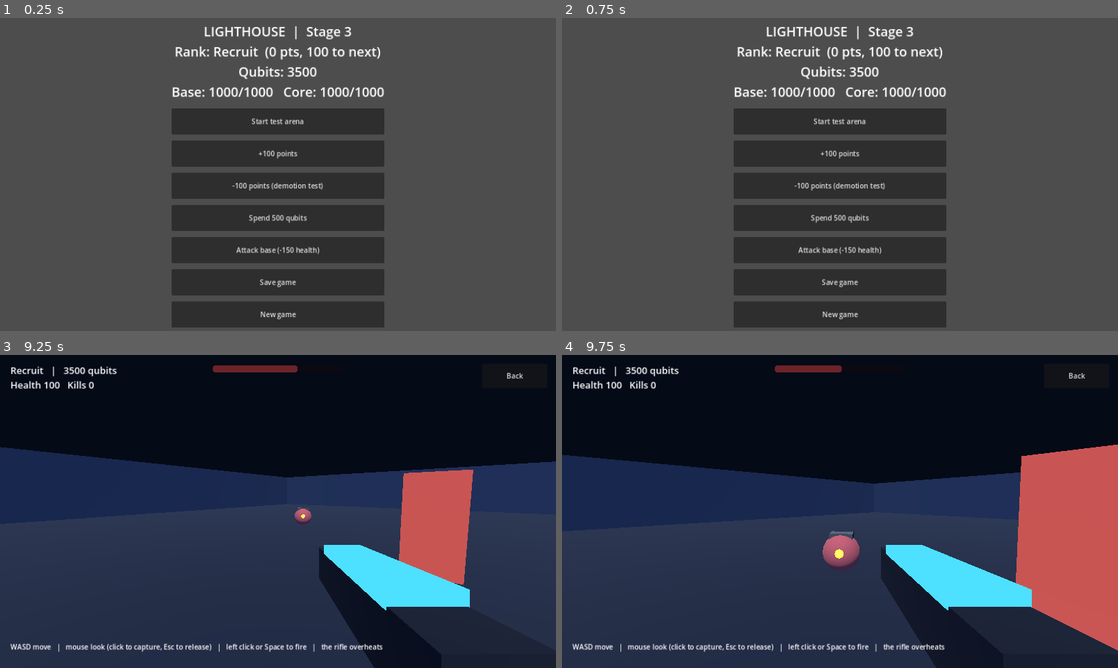
Above: before the commit, frames 1-4 (two rows, left to right).
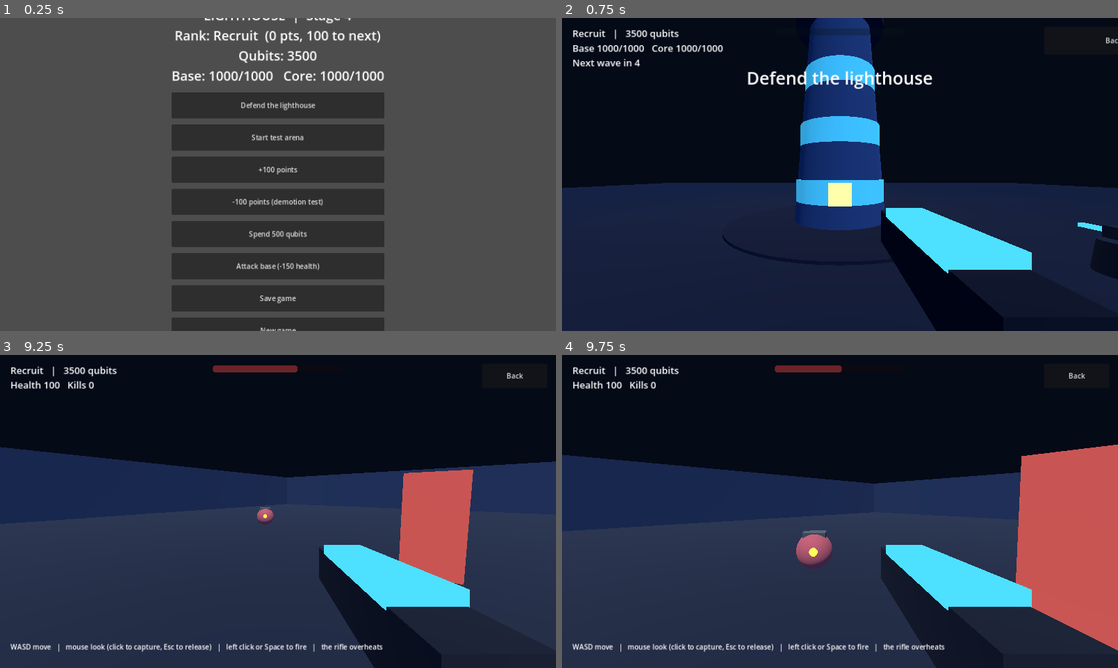
Above: after the commit, the same moments.

Repository: V1ron6/lighthouse
Game: Godot game, scene res://scenes/levels/main.tscn
The game is run twice, just before and just after one commit, with the same random seed, the same clock (stepped at 60 frames per second) and the same inputs.
Inputs (mouse positions are in pixels of both pictures, inside the frame that each line leads up to):
- Up to frame 1 (0.25 s): no input
- Up to frame 2 (0.75 s): click (840, 105) at 0.5 s, where only the run after the commit has a clickable "Defend the lighthouse"
- Up to frame 3 (9.25 s): click (550, 376) at 1.25 s, where only the run after the commit has a clickable "Back"; click "Start test arena" at 2 s; click "Back" at 2.75 s; click "Start test arena" at 3.5 s; tap Enter every 0.75 s from 4.25 to 8 s; move the mouse to (400, 495) at 4.27 s; hold D (move_right) 4.28-5.03 s; hold Space (fire) 4.28-5.03 s; click (400, 495) at 4.42 s; move the mouse to (250, 511) at 5.02 s; hold W (move_forward) from 5.03 s (still down); tap Space (fire) at 5.1, 6.6, 8.1 s; click (250, 511) at 5.17 s; move the mouse to (289, 505) at 5.77 s; hold Space (fire) 5.78-6.53 s; click (289, 505) at 5.92 s; move the mouse to (272, 517) at 6.52 s; click (272, 517) at 6.67 s; move the mouse to (316, 514) at 7.27 s; hold Space (fire) 7.28-8.03 s; click (316, 514) at 7.42 s; move the mouse to (233, 508) at 8.02 s; click (233, 508) at 8.17 s; move the mouse to (283, 511) at 8.77 s; hold Space (fire) from 8.78 s (still down); click (283, 511) at 8.92 s
- Up to frame 4 (9.75 s): move the mouse to (817, 505) at 9.52 s; release W (move_forward) at 9.53 s; release Space (fire) at 9.53 s; hold D (move_right) from 9.53 s (still down); tap Space (fire) at 9.6 s; click (817, 505) at 9.67 s

The runs differ from the first frame. In frame 1, 13% of the frame differs, in the area x 30-70%, y 0-100%; in frame 2, 95%, in the area x 0-100%, y 0-100%; in frame 3, 0.2%; in frame 4, 1.0%.

Commit message:
stage 4

Diff:
--- a/autoload/event_bus.gd
+++ b/autoload/event_bus.gd
@@ -21,6 +21,8 @@
 
 # --- Combat ---
 signal enemy_killed(enemy_type: String)
+signal wave_started(wave: int)
+signal wave_cleared(wave: int)
 
 # --- Missions ---
 signal mission_started(mission_id: String)
--- a/autoload/game_manager.gd
+++ b/autoload/game_manager.gd
@@ -131,6 +131,23 @@
 		return
 	base_health = mini(MAX_BASE_HEALTH, base_health + amount)
 	EventBus.base_health_changed.emit(base_health, MAX_BASE_HEALTH)
+
+
+func repair_core(amount: int) -> void:
+	if amount <= 0:
+		return
+	core_integrity = mini(MAX_CORE_INTEGRITY, core_integrity + amount)
+	EventBus.core_integrity_changed.emit(core_integrity, MAX_CORE_INTEGRITY)
+
+
+## Full health for the base and core, and no mission running.
+func reset_base() -> void:
+	base_health = MAX_BASE_HEALTH
+	core_integrity = MAX_CORE_INTEGRITY
+	mission_state = MissionState.NONE
+	current_mission_id = ""
+	EventBus.base_health_changed.emit(base_health, MAX_BASE_HEALTH)
+	EventBus.core_integrity_changed.emit(core_integrity, MAX_CORE_INTEGRITY)
 
 
 func damage_core(amount: int) -> void:
--- /dev/null
+++ b/scenes/base/base_defence.gd
@@ -0,0 +1,160 @@
+extends Node3D
+## Defend the lighthouse. Waves of scouts attack the base. The player and
+## the turrets hold them off. If the power core is destroyed, it is game over.
+
+const PlayerScene := preload("res://scenes/player/player.tscn")
+const HudScript := preload("res://scenes/ui/game_hud.gd")
+const BaseScript := preload("res://scenes/base/lighthouse_base.gd")
+const TurretScript := preload("res://scenes/base/turret.gd")
+const WaveScript := preload("res://scenes/base/wave_manager.gd")
+
+const PLAYER_START := Vector3(0, 1, 11)
+const TURRET_SPOTS: Array[Vector3] = [
+	Vector3(7, 0, 6), Vector3(-7, 0, 6), Vector3(7, 0, -6), Vector3(-7, 0, -6),
+]
+## Base health restored when a wave is cleared.
+const WAVE_REPAIR := 150
+
+var _hud = null
+var _player = null
+var _waves = null
+
+
+func _ready() -> void:
+	GameManager.reset_base()
+	_build_environment()
+	_build_ground()
+
+	add_child(BaseScript.new())
+	_build_turrets()
+
+	_hud = HudScript.new()
+	add_child(_hud)
+	_spawn_player()
+
+	_waves = WaveScript.new()
+	_waves.enemy_parent = self
+	add_child(_waves)
+
+	_hud.back_pressed.connect(_go_back)
+	_hud.restart_pressed.connect(_restart)
+	EventBus.wave_started.connect(_on_wave_started)
+	EventBus.wave_cleared.connect(_on_wave_cleared)
+	EventBus.core_destroyed.connect(_on_core_destroyed)
+	_hud.show_banner("Defend the lighthouse", 3.0)
+
+
+func _process(_delta: float) -> void:
+	var wave_line := ""
+	if _waves.is_active():
+		wave_line = "Wave %d   |   %d left" % [_waves.wave, _waves.enemies_left()]
+	else:
+		wave_line = "Next wave in %d" % ceili(_waves.seconds_to_next_wave())
+	_hud.set_status("Base %d/%d   Core %d/%d\n%s" % [
+		GameManager.base_health, GameManager.MAX_BASE_HEALTH,
+		GameManager.core_integrity, GameManager.MAX_CORE_INTEGRITY,
+		wave_line,
+	])
+
+
+func _build_environment() -> void:
+	var env := Environment.new()
+	env.background_mode = Environment.BG_COLOR
+	env.background_color = Color(0.02, 0.04, 0.09)
+	env.ambient_light_source = Environment.AMBIENT_SOURCE_COLOR
+	env.ambient_light_color = Color(0.35, 0.5, 0.75)
+	env.ambient_light_energy = 0.7
+	var world_env := WorldEnvironment.new()
+	world_env.environment = env
+	add_child(world_env)
+
+	var moon := DirectionalLight3D.new()
+	moon.rotation_degrees = Vector3(-50.0, 40.0, 0.0)
+	moon.light_energy = 0.6
+	moon.light_color = Color(0.7, 0.8, 1.0)
+	add_child(moon)
+
+
+func _build_ground() -> void:
+	var ground := StaticBody3D.new()
+	ground.position = Vector3(0, -0.5, 0)
+	var shape := CollisionShape3D.new()
+	var box := BoxShape3D.new()
+	box.size = Vector3(100, 1, 100)
+	shape.shape = box
+	ground.add_child(shape)
+	var mesh := MeshInstance3D.new()
+	var box_mesh := BoxMesh.new()
+	box_mesh.size = Vector3(100, 1, 100)
+	var material := StandardMaterial3D.new()
+	material.albedo_color = Color(0.08, 0.13, 0.22)
+	box_mesh.material = material
+	mesh.mesh = box_mesh
+	ground.add_child(mesh)
+	add_child(ground)
+
+	# Invisible walls so nobody walks off the map.
+	_add_wall(Vector3(0, 2, -50.5), Vector3(101, 4, 1))
+	_add_wall(Vector3(0, 2, 50.5), Vector3(101, 4, 1))
+	_add_wall(Vector3(-50.5, 2, 0), Vector3(1, 4, 101))
+	_add_wall(Vector3(50.5, 2, 0), Vector3(1, 4, 101))
+
+
+func _add_wall(pos: Vector3, wall_size: Vector3) -> void:
+	var wall := StaticBody3D.new()
+	wall.position = pos
+	var shape := CollisionShape3D.new()
+	var box := BoxShape3D.new()
+	box.size = wall_size
+	shape.shape = box
+	wall.add_child(shape)
+	add_child(wall)
+
+
+func _build_turrets() -> void:
+	var owned: int = GameManager.inventory.get("turret", 0)
+	for i in mini(owned, TURRET_SPOTS.size()):
+		var turret: StaticBody3D = TurretScript.new()
+		turret.position = TURRET_SPOTS[i]
+		add_child(turret)
+
+
+func _spawn_player() -> void:
+	_player = PlayerScene.instantiate()
+	_player.position = PLAYER_START
+	_player.touch = _hud.touch
+	add_child(_player)
+	_hud.bind_player(_player)
+	_player.died.connect(_on_player_died)
+
+
+func _on_player_died() -> void:
+	_player.global_position = PLAYER_START
+	_player.reset()
+	_hud.show_banner("You were downed. Back in the fight.", 2.0)
+
+
+func _on_wave_started(wave: int) -> void:
+	_hud.show_banner("Wave %d" % wave, 2.0)
+
+
+func _on_wave_cleared(wave: int) -> void:
+	GameManager.repair_base(WAVE_REPAIR)
+	_hud.show_banner("Wave %d cleared. Base repaired." % wave, 2.5)
+
+
+func _on_core_destroyed() -> void:
+	_waves.running = false
+	var survived := maxi(0, _waves.wave - 1)
+	_hud.show_game_over("The power core has been destroyed.\nWaves survived: %d" % survived)
+	get_tree().paused = true
+
+
+func _go_back() -> void:
+	get_tree().paused = false
+	get_tree().change_scene_to_file("res://scenes/levels/main.tscn")
+
+
+func _restart() -> void:
+	get_tree().paused = false
+	get_tree().reload_current_scene()
--- /dev/null
+++ b/scenes/base/base_defence.tscn
@@ -0,0 +1,6 @@
+[gd_scene load_steps=2 format=3]
+
+[ext_resource type="Script" path="res://scenes/base/base_defence.gd" id="1"]
+
+[node name="BaseDefence" type="Node3D"]
+script = ExtResource("1")
--- /dev/null
+++ b/scenes/base/lighthouse_base.gd
@@ -0,0 +1,121 @@
+extends StaticBody3D
+## The lighthouse. Enemies attack it. Damage hits the structure (base health)
+## first. Once that is gone, damage goes to the power core. Core at 0 is game over.
+
+const ATTACK_RADIUS := 3.2
+## Enemy bites are scaled down against the lighthouse so it can take a beating.
+const DAMAGE_FACTOR := 0.4
+
+const STEEL := Color(0.18, 0.3, 0.5)
+const DARK := Color(0.07, 0.11, 0.2)
+const CYAN := Color(0.3, 0.88, 1.0)
+const AMBER := Color(1.0, 0.8, 0.4)
+const CORE_LOW := Color(1.0, 0.15, 0.1)
+
+var _beam_pivot: Node3D
+var _window_material: StandardMaterial3D
+var _flash_time := 0.0
+var _time := 0.0
+
+
+func _ready() -> void:
+	add_to_group("base")
+
+	var shape := CollisionShape3D.new()
+	var cylinder := CylinderShape3D.new()
+	cylinder.radius = 2.4
+	cylinder.height = 12.0
+	shape.shape = cylinder
+	shape.position = Vector3(0.0, 6.0, 0.0)
+	add_child(shape)
+
+	_add_cylinder(Vector3(0.0, 0.05, 0.0), 5.5, 5.5, 0.1, DARK, false)
+	_add_cylinder(Vector3(0.0, 5.0, 0.0), 1.6, 2.4, 10.0, STEEL, false)
+	for stripe_y in [1.6, 4.4, 7.2]:
+		var radius := lerpf(2.4, 1.6, stripe_y / 10.0) + 0.04
+		_add_cylinder(Vector3(0.0, stripe_y, 0.0), radius, radius, 1.2, CYAN, true)
+	_add_cylinder(Vector3(0.0, 10.2, 0.0), 2.3, 2.3, 0.3, DARK, false)
+	_add_cylinder(Vector3(0.0, 11.1, 0.0), 0.9, 0.9, 1.5, AMBER, true)
+	_add_cylinder(Vector3(0.0, 12.4, 0.0), 0.0, 1.3, 1.2, DARK, false)
+
+	var light := OmniLight3D.new()
+	light.light_color = AMBER
+	light.omni_range = 35.0
+	light.light_energy = 2.0
+	light.position = Vector3(0.0, 11.1, 0.0)
+	add_child(light)
+
+	_beam_pivot = Node3D.new()
+	_beam_pivot.position = Vector3(0.0, 11.1, 0.0)
+	add_child(_beam_pivot)
+	for beam_z in [-11.0, 11.0]:
+		var beam := MeshInstance3D.new()
+		var beam_mesh := BoxMesh.new()
+		beam_mesh.size = Vector3(0.5, 0.5, 22.0)
+		var beam_material := StandardMaterial3D.new()
+		beam_material.albedo_color = Color(AMBER.r, AMBER.g, AMBER.b, 0.3)
+		beam_material.transparency = BaseMaterial3D.TRANSPARENCY_ALPHA
+		beam_material.shading_mode = BaseMaterial3D.SHADING_MODE_UNSHADED
+		beam_mesh.material = beam_material
+		beam.mesh = beam_mesh
+		beam.position = Vector3(0.0, 0.0, beam_z)
+		_beam_pivot.add_child(beam)
+
+	# Window on the front of the tower showing the power core inside.
+	_window_material = StandardMaterial3D.new()
+	_window_material.albedo_color = AMBER
+	_window_material.emission_enabled = true
+	_window_material.emission = AMBER
+	var window := MeshInstance3D.new()
+	var window_mesh := BoxMesh.new()
+	window_mesh.size = Vector3(1.0, 1.0, 0.2)
+	window_mesh.material = _window_material
+	window.mesh = window_mesh
+	window.position = Vector3(0.0, 1.6, 2.25)
+	add_child(window)
+
+
+func _process(delta: float) -> void:
+	_time += delta
+	_beam_pivot.rotation.y += delta * 0.9
+
+	var ratio := float(GameManager.core_integrity) / float(GameManager.MAX_CORE_INTEGRITY)
+	var color := CORE_LOW.lerp(AMBER, ratio)
+	if _flash_time > 0.0:
+		_flash_time -= delta
+		color = Color.WHITE
+	_window_material.albedo_color = color
+	_window_material.emission = color
+	_window_material.emission_energy_multiplier = 1.2 + 0.6 * sin(_time * 3.0)
+
+
+func get_attack_radius() -> float:
+	return ATTACK_RADIUS
+
+
+func take_damage(amount: int) -> void:
+	var scaled := maxi(1, roundi(amount * DAMAGE_FACTOR))
+	if GameManager.base_health > 0:
+		GameManager.damage_base(scaled)
+	else:
+		GameManager.damage_core(scaled)
+	_flash_time = 0.1
+
+
+func _add_cylinder(pos: Vector3, top_radius: float, bottom_radius: float, height: float, color: Color, glow: bool) -> MeshInstance3D:
+	var mesh := CylinderMesh.new()
+	mesh.top_radius = top_radius
+	mesh.bottom_radius = bottom_radius
+	mesh.height = height
+	var material := StandardMaterial3D.new()
+	material.albedo_color = color
+	if glow:
+		material.emission_enabled = true
+		material.emission = color
+		material.emission_energy_multiplier = 0.6
+	mesh.material = material
+	var instance := MeshInstance3D.new()
+	instance.mesh = mesh
+	instance.position = pos
+	add_child(instance)
+	return instance
--- /dev/null
+++ b/scenes/base/turret.gd
@@ -0,0 +1,86 @@
+extends StaticBody3D
+## Automatic defence turret. Aims at the nearest enemy in range and fires.
+## One turret is part of the starting loadout.
+
+const Fx := preload("res://scripts/fx.gd")
+
+const RANGE := 28.0
+const FIRE_INTERVAL := 0.45
+const DAMAGE := 18
+const BOLT_COLOR := Color(1.0, 0.8, 0.4)
+
+var _head: Node3D
+var _cooldown := 0.0
+
+
+func _ready() -> void:
+	var shape := CollisionShape3D.new()
+	var cylinder := CylinderShape3D.new()
+	cylinder.radius = 0.5
+	cylinder.height = 0.8
+	shape.shape = cylinder
+	shape.position = Vector3(0.0, 0.4, 0.0)
+	add_child(shape)
+
+	var metal := StandardMaterial3D.new()
+	metal.albedo_color = Color(0.2, 0.26, 0.36)
+	metal.metallic = 0.7
+
+	var base_mesh := CylinderMesh.new()
+	base_mesh.top_radius = 0.45
+	base_mesh.bottom_radius = 0.55
+	base_mesh.height = 0.8
+	base_mesh.material = metal
+	var base := MeshInstance3D.new()
+	base.mesh = base_mesh
+	base.position = Vector3(0.0, 0.4, 0.0)
+	add_child(base)
+
+	_head = Node3D.new()
+	_head.position = Vector3(0.0, 1.0, 0.0)
+	add_child(_head)
+
+	var head_mesh := BoxMesh.new()
+	head_mesh.size = Vector3(0.5, 0.3, 0.5)
+	head_mesh.material = metal
+	var head := MeshInstance3D.new()
+	head.mesh = head_mesh
+	_head.add_child(head)
+
+	var barrel_mesh := BoxMesh.new()
+	barrel_mesh.size = Vector3(0.12, 0.12, 0.8)
+	barrel_mesh.material = Fx.glow_material(Color(0.3, 0.88, 1.0))
+	var barrel := MeshInstance3D.new()
+	barrel.mesh = barrel_mesh
+	barrel.position = Vector3(0.0, 0.0, -0.55)
+	_head.add_child(barrel)
+
+
+func _physics_process(delta: float) -> void:
+	_cooldown -= delta
+	var target := _nearest_enemy()
+	if target == null:
+		return
+	var aim_point := target.global_position + Vector3(0.0, 0.5, 0.0)
+	var to_target := aim_point - _head.global_position
+	if absf(to_target.normalized().dot(Vector3.UP)) < 0.99:
+		_head.look_at(aim_point, Vector3.UP)
+	if _cooldown <= 0.0:
+		_cooldown = FIRE_INTERVAL
+		target.take_hit(DAMAGE)
+		var muzzle := _head.global_position + (-_head.global_transform.basis.z) * 0.95
+		Fx.tracer(self, muzzle, aim_point, BOLT_COLOR)
+
+
+func _nearest_enemy() -> Node3D:
+	var best: Node3D = null
+	var best_distance := RANGE
+	for enemy in get_tree().get_nodes_in_group("enemies"):
+		var enemy_3d := enemy as Node3D
+		if enemy_3d == null or not is_instance_valid(enemy_3d):
+			continue
+		var distance := global_position.distance_to(enemy_3d.global_position)
+		if distance < best_distance:
+			best_distance = distance
+			best = enemy_3d
+	return best
--- /dev/null
+++ b/scenes/base/wave_manager.gd
@@ -0,0 +1,75 @@
+extends Node
+## Spawns scouts in waves around the edge of the map.
+## Wave n has 4 + 2 * (n - 1) scouts, at most 8 alive at once.
+## Short break between waves. Waves keep coming until the core falls.
+
+const ScoutScript := preload("res://scenes/enemies/scout.gd")
+
+const FIRST_WAVE_DELAY := 4.0
+const INTERMISSION := 8.0
+const BASE_COUNT := 4
+const COUNT_STEP := 2
+const MAX_ALIVE := 8
+const SPAWN_INTERVAL := 1.2
+const SPAWN_RADIUS := 42.0
+
+## Where spawned enemies are added. Set before adding this node to the tree.
+var enemy_parent: Node
+var wave := 0
+var running := true
+
+var _active := false
+var _to_spawn := 0
+var _spawn_timer := 0.0
+var _countdown := FIRST_WAVE_DELAY
+
+
+func _process(delta: float) -> void:
+	if not running:
+		return
+	var alive := get_tree().get_nodes_in_group("enemies").size()
+
+	if not _active:
+		_countdown -= delta
+		if _countdown <= 0.0:
+			_start_wave()
+		return
+
+	if _to_spawn > 0:
+		_spawn_timer -= delta
+		if _spawn_timer <= 0.0 and alive < MAX_ALIVE:
+			_spawn_scout()
+			_spawn_timer = SPAWN_INTERVAL
+	elif alive == 0:
+		_active = false
+		_countdown = INTERMISSION
+		EventBus.wave_cleared.emit(wave)
+
+
+func is_active() -> bool:
+	return _active
+
+
+func seconds_to_next_wave() -> float:
+	return maxf(0.0, _countdown)
+
+
+## Enemies still to spawn plus enemies alive.
+func enemies_left() -> int:
+	return _to_spawn + get_tree().get_nodes_in_group("enemies").size()
+
+
+func _start_wave() -> void:
+	wave += 1
+	_active = true
+	_to_spawn = BASE_COUNT + COUNT_STEP * (wave - 1)
+	_spawn_timer = 0.0
+	EventBus.wave_started.emit(wave)
+
+
+func _spawn_scout() -> void:
+	var scout: CharacterBody3D = ScoutScript.new()
+	var angle := randf() * TAU
+	scout.position = Vector3(cos(angle) * SPAWN_RADIUS, 0.2, sin(angle) * SPAWN_RADIUS)
+	enemy_parent.add_child(scout)
+	_to_spawn -= 1
--- a/scenes/enemies/scout.gd
+++ b/scenes/enemies/scout.gd
@@ -1,7 +1,9 @@
 extends CharacterBody3D
 ## Scout: small, fast, weak. Bio-mechanical: mostly flesh with a metal implant
 ## and a glowing eye. Chases the player in a weaving line and bites on contact.
-## Basic steering only. Navigation around obstacles comes with the base in Stage 4.
+## Goes for the lighthouse, but turns on the player if the player gets close.
+## With no lighthouse in the level (the test arena) it just hunts the player.
+## Steering only, no navigation mesh: it slides along walls and cover.
 
 signal died
 
@@ -11,6 +13,8 @@
 const ATTACK_DAMAGE := 10
 const ATTACK_INTERVAL := 0.8
 const TURN_SPEED := 10.0
+## Distance at which a scout switches from the lighthouse to the player.
+const AGGRO_RANGE := 12.0
 
 const FLESH_COLOR := Color(0.75, 0.35, 0.4)
 const METAL_COLOR := Color(0.45, 0.5, 0.58)
@@ -18,6 +22,11 @@
 
 var health := MAX_HEALTH
 var target: Node3D = null
+
+var _player: Node3D = null
+var _base: Node3D = null
+var _wall_normal := Vector3.ZERO
+var _side := 1.0 if randf() < 0.5 else -1.0
 
 var _gravity: float = ProjectSettings.get_setting("physics/3d/default_gravity")
 var _attack_cooldown := 0.0
@@ -78,22 +87,33 @@
 func _physics_process(delta: float) -> void:
 	if _dead:
 		return
-	if target == null or not is_instance_valid(target):
-		target = get_tree().get_first_node_in_group("player") as Node3D
-		if target == null:
-			return
+	_pick_target()
+	if target == null:
+		return
+
+	var reach_offset := 0.0
+	if target.has_method("get_attack_radius"):
+		reach_offset = target.get_attack_radius()
 
 	var to_target := target.global_position - global_position
 	to_target.y = 0.0
 	var distance := to_target.length()
+	var edge_distance := distance - reach_offset
 	var direction := to_target / distance if distance > 0.01 else Vector3.ZERO
 
 	# Weave from side to side while far away, so a group does not move as one line.
 	var side := Vector3(-direction.z, 0.0, direction.x)
-	var weave := sin(Time.get_ticks_msec() * 0.004 + _weave_phase) * 0.35 * clampf(distance / 10.0, 0.0, 1.0)
+	var weave := sin(Time.get_ticks_msec() * 0.004 + _weave_phase) * 0.35 * clampf(edge_distance / 10.0, 0.0, 1.0)
 	var move_direction := (direction + side * weave).normalized()
 
-	if distance > ATTACK_RANGE * 0.8:
+	# If last frame ran into something, go along it instead of pushing into it.
+	if _wall_normal != Vector3.ZERO:
+		var slid := move_direction.slide(_wall_normal)
+		if slid.length() < 0.3:
+			slid = Vector3(-_wall_normal.z, 0.0, _wall_normal.x) * _side
+		move_direction = slid.normalized()
+
+	if edge_distance > ATTACK_RANGE * 0.8:
 		velocity.x = move_direction.x * SPEED
 		velocity.z = move_direction.z * SPEED
 	else:
@@ -110,10 +130,36 @@
 
 	move_and_slide()
 
+	_wall_normal = Vector3.ZERO
+	if is_on_wall():
+		var normal := get_wall_normal()
+		normal.y = 0.0
+		if normal.length() > 0.01:
+			_wall_normal = normal.normalized()
+
 	_attack_cooldown -= delta
-	if distance <= ATTACK_RANGE and _attack_cooldown <= 0.0 and target.has_method("take_damage"):
+	if edge_distance <= ATTACK_RANGE and _attack_cooldown <= 0.0 and target.has_method("take_damage"):
 		target.take_damage(ATTACK_DAMAGE)
 		_attack_cooldown = ATTACK_INTERVAL
+
+
+## The player if close (or if there is no lighthouse), otherwise the lighthouse.
+func _pick_target() -> void:
+	if _player == null or not is_instance_valid(_player):
+		_player = get_tree().get_first_node_in_group("player") as Node3D
+	if _base == null or not is_instance_valid(_base):
+		_base = get_tree().get_first_node_in_group("base") as Node3D
+
+	if _base == null:
+		target = _player
+		return
+	if _player != null:
+		var to_player := _player.global_position - global_position
+		to_player.y = 0.0
+		if to_player.length() <= AGGRO_RANGE:
+			target = _player
+			return
+	target = _base
 
 
 func take_hit(damage: int) -> void:
--- a/scenes/levels/main.gd
+++ b/scenes/levels/main.gd
@@ -18,6 +18,7 @@
 	_label.add_theme_font_size_override("font_size", 30)
 	box.add_child(_label)
 
+	_add_button(box, "Defend the lighthouse", func(): get_tree().change_scene_to_file("res://scenes/base/base_defence.tscn"))
 	_add_button(box, "Start test arena", func(): get_tree().change_scene_to_file("res://scenes/levels/test_arena.tscn"))
 	_add_button(box, "+100 points", func(): GameManager.add_points(100))
 	_add_button(box, "-100 points (demotion test)", func(): GameManager.remove_points(100))
@@ -48,7 +49,7 @@
 
 
 func _refresh(_a: Variant = null, _b: Variant = null) -> void:
-	_label.text = "LIGHTHOUSE  |  Stage 3\nRank: %s  (%d pts, %d to next)\nQubits: %d\nBase: %d/%d   Core: %d/%d" % [
+	_label.text = "LIGHTHOUSE  |  Stage 4\nRank: %s  (%d pts, %d to next)\nQubits: %d\nBase: %d/%d   Core: %d/%d" % [
 		GameManager.get_rank_name(),
 		GameManager.points,
 		GameManager.points_to_next_rank(),
--- /dev/null
+++ b/scenes/ui/game_hud.gd
@@ -0,0 +1,153 @@
+extends CanvasLayer
+## Shared in-game HUD: touch controls, rank and qubits, a status line,
+## heat bar, damage flash, banner messages, Back button and a game-over panel.
+## Keeps working while the game is paused.
+
+signal back_pressed
+signal restart_pressed
+
+const TouchScene := preload("res://scenes/ui/touch_controls.tscn")
+
+## The touch controls node. Hand this to the player as `touch`.
+var touch: Control
+
+var _flash: ColorRect
+var _heat_bar: ProgressBar
+var _info: Label
+var _status: Label
+var _banner: Label
+var _banner_tween: Tween
+var _over_panel: ColorRect
+var _over_label: Label
+var _last_health := 100
+
+
+func _ready() -> void:
+	process_mode = Node.PROCESS_MODE_ALWAYS
+
+	touch = TouchScene.instantiate()
+	add_child(touch)
+
+	_flash = ColorRect.new()
+	_flash.set_anchors_preset(Control.PRESET_FULL_RECT)
+	_flash.color = Color(1.0, 0.1, 0.1, 0.0)
+	_flash.mouse_filter = Control.MOUSE_FILTER_IGNORE
+	add_child(_flash)
+
+	_heat_bar = ProgressBar.new()
+	_heat_bar.set_anchors_preset(Control.PRESET_CENTER_TOP)
+	_heat_bar.offset_left = -150.0
+	_heat_bar.offset_right = 150.0
+	_heat_bar.offset_top = 24.0
+	_heat_bar.offset_bottom = 40.0
+	_heat_bar.max_value = 100.0
+	_heat_bar.show_percentage = false
+	_heat_bar.modulate = Color(0.3, 0.88, 1.0)
+	add_child(_heat_bar)
+
+	_info = Label.new()
+	_info.position = Vector2(24, 20)
+	_info.add_theme_font_size_override("font_size", 22)
+	add_child(_info)
+
+	_status = Label.new()
+	_status.position = Vector2(24, 54)
+	_status.add_theme_font_size_override("font_size", 22)
+	add_child(_status)
+
+	_banner = Label.new()
+	_banner.set_anchors_preset(Control.PRESET_TOP_WIDE)
+	_banner.offset_top = 110.0
+	_banner.horizontal_alignment = HORIZONTAL_ALIGNMENT_CENTER
+	_banner.add_theme_font_size_override("font_size", 40)
+	_banner.modulate.a = 0.0
+	_banner.mouse_filter = Control.MOUSE_FILTER_IGNORE
+	add_child(_banner)
+
+	var back := _make_button("Back", func(): back_pressed.emit())
+	back.set_anchors_preset(Control.PRESET_TOP_RIGHT)
+	back.offset_left = -170.0
+	back.offset_right = -20.0
+	back.offset_top = 20.0
+	back.offset_bottom = 76.0
+	add_child(back)
+
+	_build_game_over()
+
+	EventBus.qubits_changed.connect(_refresh_info)
+	EventBus.points_changed.connect(_refresh_info)
+	EventBus.rank_changed.connect(_refresh_info)
+	_refresh_info()
+
+
+## Connect the player's health and rifle heat to the HUD.
+func bind_player(player) -> void:
+	player.health_changed.connect(_on_player_health_changed)
+	player.rifle.heat_changed.connect(_on_heat_changed)
+	_last_health = player.health
+
+
+func set_status(text: String) -> void:
+	_status.text = text
+
+
+func show_banner(text: String, seconds: float = 2.0) -> void:
+	_banner.text = text
+	_banner.modulate.a = 1.0
+	if _banner_tween != null:
+		_banner_tween.kill()
+	_banner_tween = create_tween()
+	_banner_tween.tween_interval(seconds)
+	_banner_tween.tween_property(_banner, "modulate:a", 0.0, 0.5)
+
+
+func show_game_over(text: String) -> void:
+	_over_label.text = text
+	_over_panel.visible = true
+	Input.mouse_mode = Input.MOUSE_MODE_VISIBLE
+
+
+func _build_game_over() -> void:
+	_over_panel = ColorRect.new()
+	_over_panel.set_anchors_preset(Control.PRESET_FULL_RECT)
+	_over_panel.color = Color(0.0, 0.0, 0.0, 0.7)
+	_over_panel.visible = false
+	add_child(_over_panel)
+
+	var box := VBoxContainer.new()
+	box.set_anchors_and_offsets_preset(Control.PRESET_CENTER)
+	box.grow_horizontal = Control.GROW_DIRECTION_BOTH
+	box.grow_vertical = Control.GROW_DIRECTION_BOTH
+	box.add_theme_constant_override("separation", 20)
+	_over_panel.add_child(box)
+
+	_over_label = Label.new()
+	_over_label.horizontal_alignment = HORIZONTAL_ALIGNMENT_CENTER
+	_over_label.add_theme_font_size_override("font_size", 36)
+	box.add_child(_over_label)
+	box.add_child(_make_button("Try again", func(): restart_pressed.emit()))
+	box.add_child(_make_button("Back to menu", func(): back_pressed.emit()))
+
+
+func _make_button(text: String, action: Callable) -> Button:
+	var button := Button.new()
+	button.text = text
+	button.custom_minimum_size = Vector2(320, 64)
+	button.pressed.connect(action)
+	return button
+
+
+func _refresh_info(_a: Variant = null, _b: Variant = null) -> void:
+	_info.text = "%s   |   %d qubits" % [GameManager.get_rank_name(), GameManager.qubits]
+
+
+func _on_player_health_changed(current: int, maximum: int) -> void:
+	if current < _last_health:
+		_flash.color.a = 0.35
+		create_tween().tween_property(_flash, "color:a", 0.0, 0.3)
+	_last_health = current
+
+
+func _on_heat_changed(heat: float, overheated: bool) -> void:
+	_heat_bar.value = heat
+	_heat_bar.modulate = Color(1.0, 0.3, 0.3) if overheated else Color(0.3, 0.88, 1.0)
--- /dev/null
+++ b/scripts/fx.gd
@@ -0,0 +1,29 @@
+extends RefCounted
+## Small visual-effect helpers shared by weapons and turrets.
+
+
+static func glow_material(color: Color) -> StandardMaterial3D:
+	var material := StandardMaterial3D.new()
+	material.albedo_color = color
+	material.emission_enabled = true
+	material.emission = color
+	material.shading_mode = BaseMaterial3D.SHADING_MODE_UNSHADED
+	return material
+
+
+## A thin glowing bolt between two points that disappears after `life` seconds.
+static func tracer(node: Node, from: Vector3, to: Vector3, color: Color, life: float = 0.05) -> void:
+	var length := from.distance_to(to)
+	if length < 0.1:
+		return
+	var bolt := MeshInstance3D.new()
+	var mesh := BoxMesh.new()
+	mesh.size = Vector3(0.025, 0.025, length)
+	mesh.material = glow_material(color)
+	bolt.mesh = mesh
+	node.get_tree().current_scene.add_child(bolt)
+	bolt.global_position = (from + to) / 2.0
+	var dir := (to - from).normalized()
+	var up := Vector3.UP if absf(dir.dot(Vector3.UP)) < 0.99 else Vector3.RIGHT
+	bolt.look_at(to, up)
+	node.get_tree().create_timer(life).timeout.connect(bolt.queue_free)
Not shown, changed: CHANGELOG.md
Not shown, changed: PROGRESS.md
Not shown, removed: scenes/base/.gitkeep
Not shown, removed: scripts/.gitkeep
